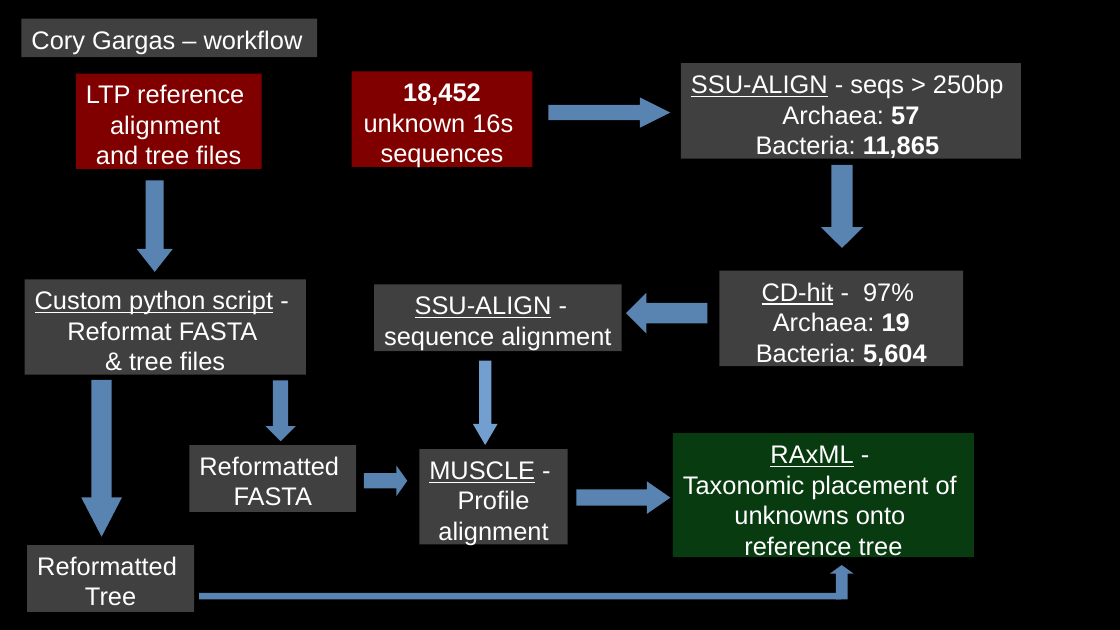
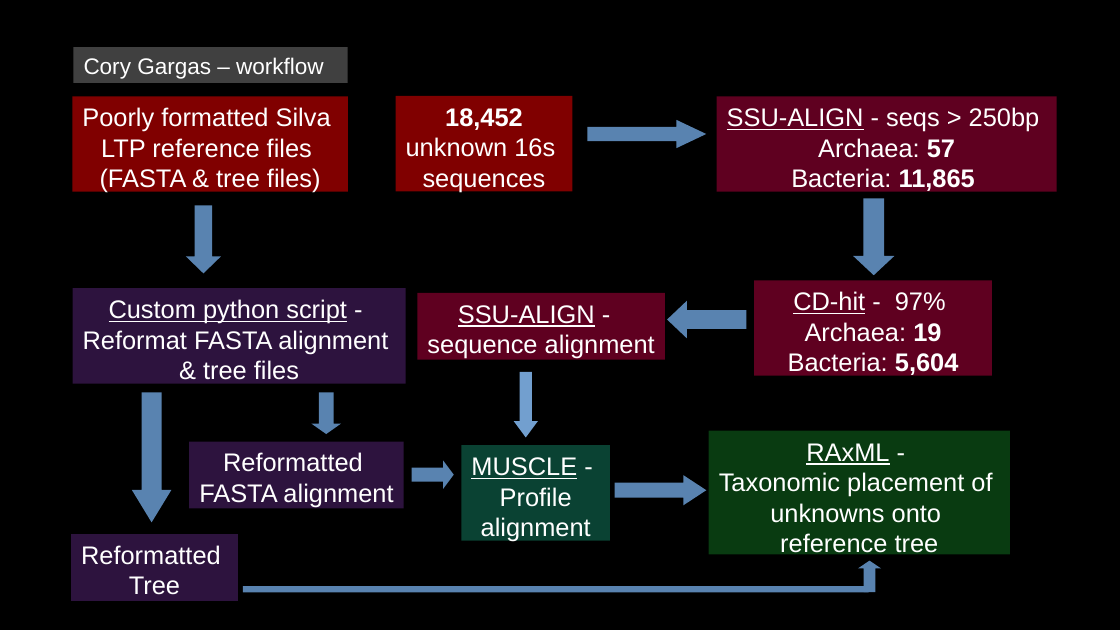
Before and after one commit to cbgargas/biol5153, a slide deck: slide 2 of gargas_final_project_presentation.odp. Drawn at 1120x630 pixels with LibreOffice and Linux fonts; fonts in the diff are those of the drawing. Boxes give left, top, right and bottom in pixels: in the first picture for what was removed or moved away, otherwise in the second. Text is boxed around its words. In the diff, an @@ line names an element or a change of style, - is before the commit and + after.

```diff
--- a/gargas_final_project_presentation.odp
+++ b/gargas_final_project_presentation.odp
@@ rectangle "Cory Gargas – workflow": place and size @@
-rectangle "Cory Gargas – workflow" at [21, 18, 317, 57]
+rectangle "Cory Gargas – workflow" at [73, 47, 348, 82]
@@ rectangle "Cory Gargas – workflow" at [73, 47, 348, 82]: size 18 to 16 pt @@
@@ rectangle "Poorly formatted Silva": place and size @@
-rectangle "Poorly formatted Silva" at [76, 73, 262, 169]
+rectangle "Poorly formatted Silva" at [72, 97, 348, 192]
@@ text in rectangle at [82, 107, 331, 193]: text changed @@
-LTP reference
-alignment
-and tree files
+Poorly formatted Silva
+LTP reference files
+(FASTA & tree files)
@@ rectangle "18,452": place and size @@
-rectangle "18,452" at [352, 71, 533, 167]
+rectangle "18,452" at [395, 96, 572, 191]
@@ fill #808080 at 50% opacity to #BF0041 at 50% opacity in 3 elements at [754, 281, 992, 376], [418, 293, 666, 360], [717, 97, 1057, 192] @@
@@ rectangle "SSU-ALIGN - seqs > 250bp": place and size @@
-rectangle "SSU-ALIGN - seqs > 250bp" at [681, 63, 1021, 159]
+rectangle "SSU-ALIGN - seqs > 250bp" at [717, 97, 1057, 192]
@@ right arrow: place and size @@
-right arrow at [549, 98, 671, 128]
+right arrow at [587, 120, 706, 148]
@@ proportions changed in 10 elements at [858, 561, 881, 593], [615, 476, 706, 506], [667, 301, 746, 338], [412, 460, 454, 489], [587, 120, 706, 148], [132, 392, 172, 522], [513, 372, 538, 437], [854, 198, 895, 275], [311, 392, 340, 434], [186, 205, 222, 273] @@
@@ down arrow: place and size @@
-down arrow at [137, 181, 173, 272]
+down arrow at [186, 205, 222, 273]
@@ down arrow: place and size @@
-down arrow at [821, 165, 864, 248]
+down arrow at [854, 198, 895, 275]
@@ rectangle "Custom python script -": place and size @@
-rectangle "Custom python script -" at [24, 279, 306, 375]
+rectangle "Custom python script -" at [72, 289, 406, 384]
@@ rectangle "SSU-ALIGN -": place and size @@
-rectangle "SSU-ALIGN -" at [374, 285, 622, 352]
+rectangle "SSU-ALIGN -" at [418, 293, 666, 360]
@@ rectangle "CD-hit - 97%": place and size @@
-rectangle "CD-hit - 97%" at [720, 270, 963, 366]
+rectangle "CD-hit - 97%" at [754, 281, 992, 376]
@@ left arrow: place and size @@
-left arrow at [626, 293, 707, 333]
+left arrow at [667, 301, 746, 338]
@@ text in rectangle at [83, 330, 388, 354]: text changed @@
-Reformat FASTA
+Reformat FASTA alignment
@@ down arrow: place and size @@
-down arrow at [473, 361, 497, 445]
+down arrow at [513, 372, 538, 437]
@@ down arrow: place and size @@
-down arrow at [81, 380, 122, 537]
+down arrow at [132, 392, 172, 522]
@@ down arrow: place and size @@
-down arrow at [265, 380, 296, 441]
+down arrow at [311, 392, 340, 434]
@@ fill #808080 at 50% opacity to #5B277D at 50% opacity in 3 elements at [71, 535, 238, 602], [72, 289, 406, 384], [189, 442, 403, 509] @@
@@ rectangle "Reformatted": place and size @@
-rectangle "Reformatted" at [189, 445, 356, 512]
+rectangle "Reformatted" at [189, 442, 403, 509]
@@ rectangle "MUSCLE -": place and size @@
-rectangle "MUSCLE -" at [420, 449, 568, 545]
+rectangle "MUSCLE -" at [461, 445, 610, 541]
@@ rectangle "MUSCLE -" at [461, 445, 610, 541]: fill #808080 at 50% opacity to #158466 at 50% opacity @@
@@ rectangle "RAxML -": place and size @@
-rectangle "RAxML -" at [673, 433, 974, 557]
+rectangle "RAxML -" at [708, 431, 1009, 555]
@@ right arrow: place and size @@
-right arrow at [364, 465, 408, 496]
+right arrow at [412, 460, 454, 489]
@@ right arrow: place and size @@
-right arrow at [576, 482, 671, 514]
+right arrow at [615, 476, 706, 506]
@@ text in rectangle at [199, 483, 393, 507]: text changed @@
-FASTA
+FASTA alignment
@@ rectangle "Reformatted": place and size @@
-rectangle "Reformatted" at [27, 545, 194, 612]
+rectangle "Reformatted" at [71, 535, 238, 602]
@@ up arrow: place and size @@
-up arrow at [830, 565, 854, 600]
+up arrow at [858, 561, 881, 593]
@@ rectangle: place and size @@
-rectangle at [199, 593, 841, 600]
+rectangle at [243, 586, 869, 593]
```
Also in this commit, not shown: 1 other slide changed.
